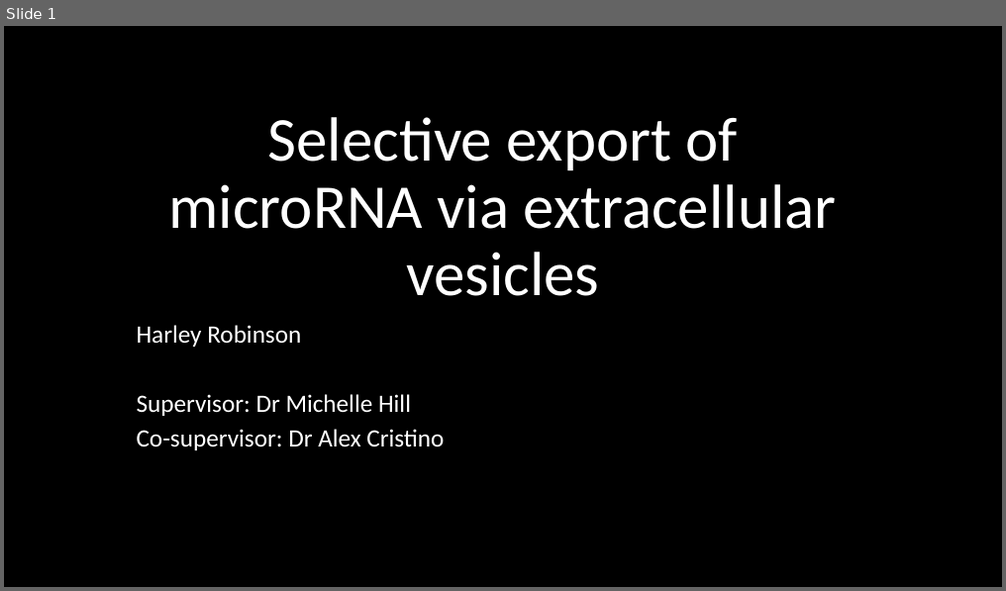
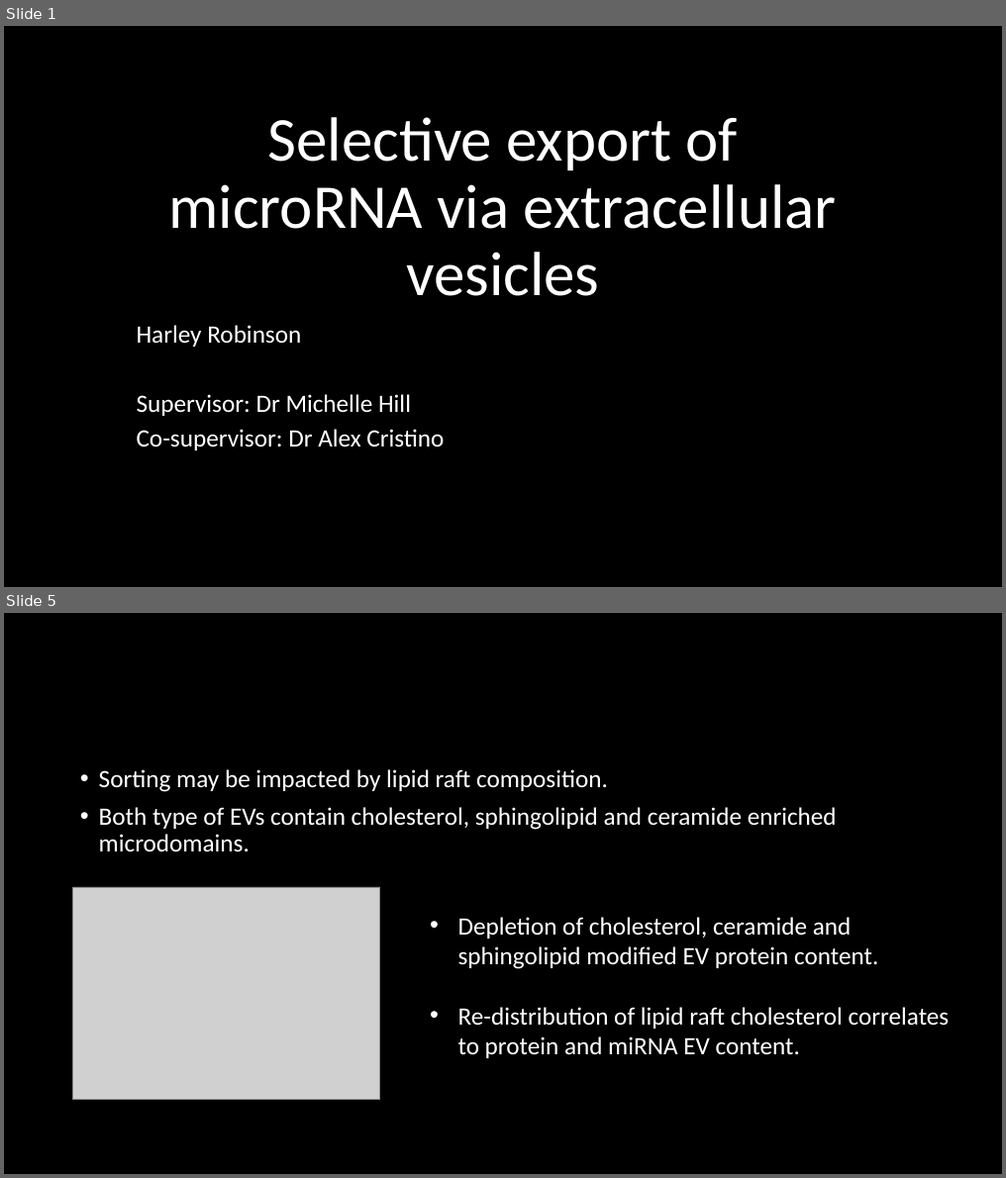
Before and after one commit to HarleyRobinson/Honours2, a slide deck: BackgroundInfo/Selective export of microRNA via extracellular vesicles.pptx. Shown one above the other, each under a label of ours: slide 1 before the commit, slides 1 and 5 after it; the slides between them are not shown. The pictures are 1006x591 and 1006x1178 pixels, drawn with LibreOffice and Linux fonts; fonts in the diff are those of the drawing; grey boxes stand for pictures; background and template pictures are left out. Boxes give left, top, right and bottom in pixels: in the first picture for what was removed or moved away, otherwise in the second. Text is boxed around its words. In the diff, an @@ line names an element or a change of style, - is before the commit and + after.

```diff
--- a/BackgroundInfo/Selective export of microRNA via extracellular vesicles.pptx
+++ b/BackgroundInfo/Selective export of microRNA via extracellular vesicles.pptx
@@ slide 5 added at (x1=4, y1=613, x2=1002, y2=1174), background picture (left out) @@
@@ title added at (x1=73, y1=633, x2=934, y2=742), 44 pt, text #000000, bold @@
+Lipid Rafts Affecting Cargo Sorting
@@ text added at (x1=99, y1=769, x2=837, y2=853), 24 pt, text #FFFFFF @@
+• Sorting may be impacted by lipid raft composition.
+• Both type of EVs contain cholesterol, sphingolipid and ceramide enriched microdomains.
@@ picture added at (x1=73, y1=887, x2=380, y2=1100) @@
@@ text added at (x1=458, y1=917, x2=949, y2=1059), 24 pt, text #FFFFFF @@
+• Depletion of cholesterol, ceramide and sphingolipid modified EV protein content.
+• Re-distribution of lipid raft cholesterol correlates to protein and miRNA EV content.
```
Also in this commit, not shown: 10 slides changed, 20 other files.
